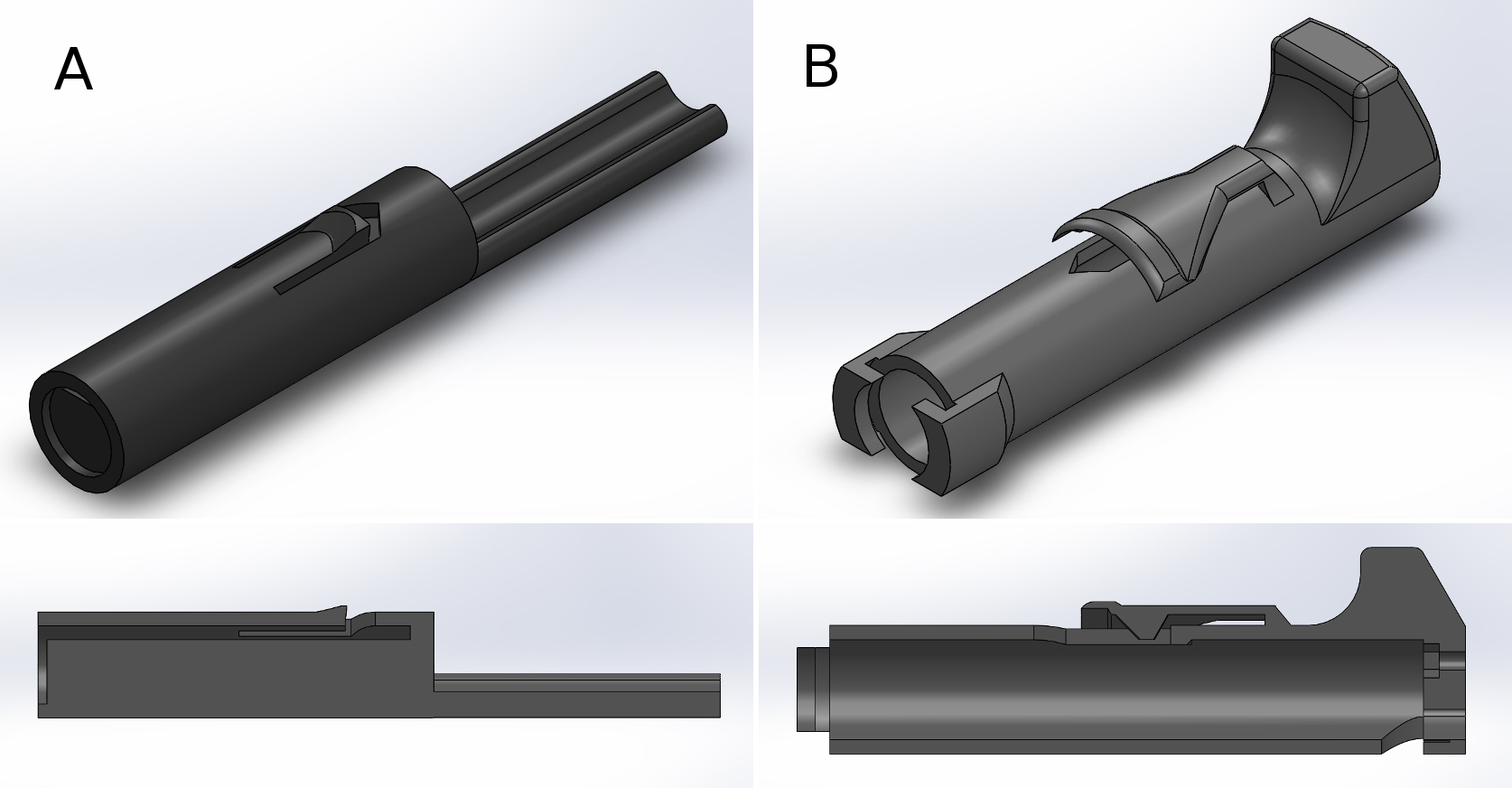
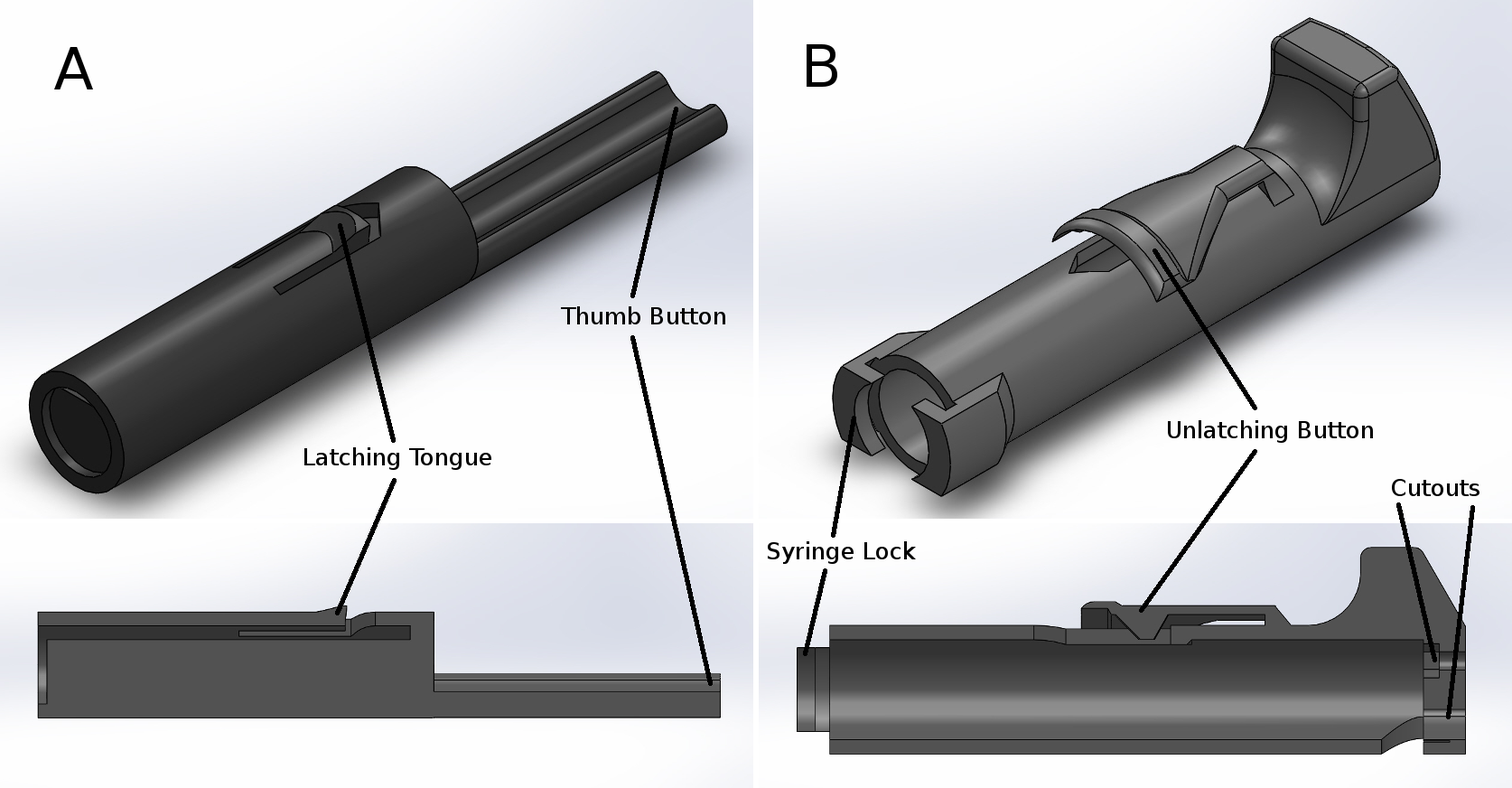
Before/after of a 1512px x 788px layered artwork. What changed in the layer stack:
added layer "Latching Tongue" above "Syringe Lock" over (x1=304, y1=447, x2=492, y2=470)
added layer "Syringe Lock" above "Cutouts" over (x1=767, y1=541, x2=917, y2=564)
added layer "Cutouts" above "Thumb Button" over (x1=1392, y1=478, x2=1480, y2=496)
added layer "Thumb Button" above "Layer #1" over (x1=561, y1=306, x2=726, y2=325)
added layer "Layer #1" above "Unlatching Button" over (x1=335, y1=106, x2=1476, y2=720)
added layer "Unlatching Button" above "body-clip-cross-section2.JPG" over (x1=1168, y1=420, x2=1374, y2=443)
